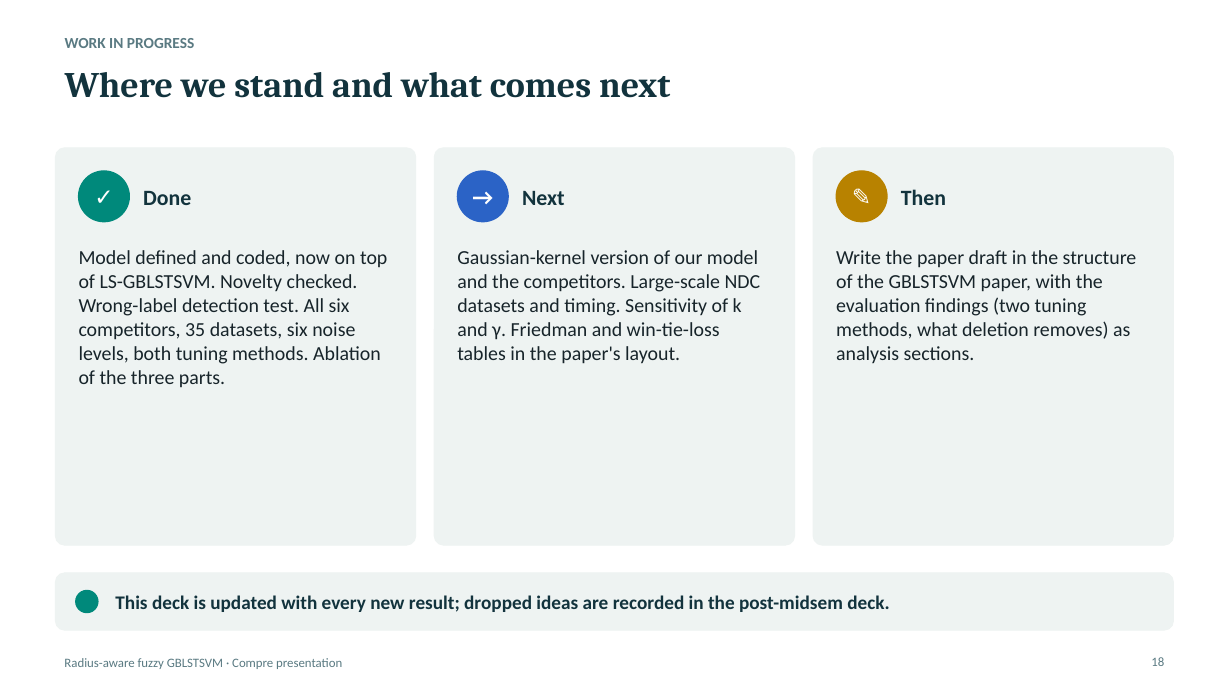
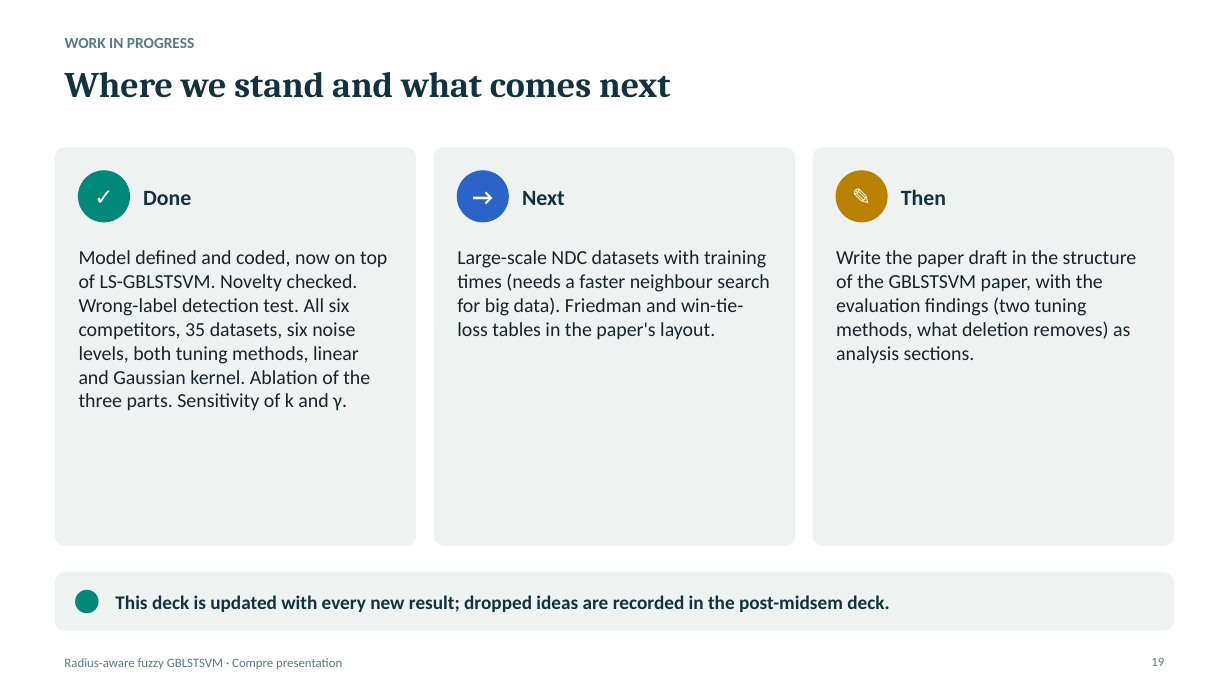
Before and after one commit to Jayagna/GBLSTSVM, a slide deck: slide 19 of reports/compre/compre_presentation.pptx (slide 18 before the commit). Drawn at 1232x693 pixels with LibreOffice and Linux fonts; fonts in the diff are those of the drawing. Boxes give left, top, right and bottom in pixels: in the first picture for what was removed or moved away, otherwise in the second. Text is boxed around its words. In the diff, an @@ line names an element or a change of style, - is before the commit and + after.

```diff
--- a/reports/compre/compre_presentation.pptx
+++ b/reports/compre/compre_presentation.pptx
@@ text at [79,250,387,411]: text changed @@
-Model defined and coded, now on top of LS-GBLSTSVM. Novelty checked. Wrong-label detection test. All six competitors, 35 datasets, six noise levels, both tuning methods. Ablation of the three parts.
+Model defined and coded, now on top of LS-GBLSTSVM. Novelty checked. Wrong-label detection test. All six competitors, 35 datasets, six noise levels, both tuning methods, linear and Gaussian kernel. Ablation of the three parts. Sensitivity of k and γ.
@@ text at [457,250,770,340]: text changed @@
-Gaussian-kernel version of our model and the competitors. Large-scale NDC datasets and timing. Sensitivity of k and γ. Friedman and win-tie-loss tables in the paper's layout.
+Large-scale NDC datasets with training times (needs a faster neighbour search for big data). Friedman and win-tie-loss tables in the paper's layout.
```
Also in this commit, not shown: 1 slide added, 47 other files.
